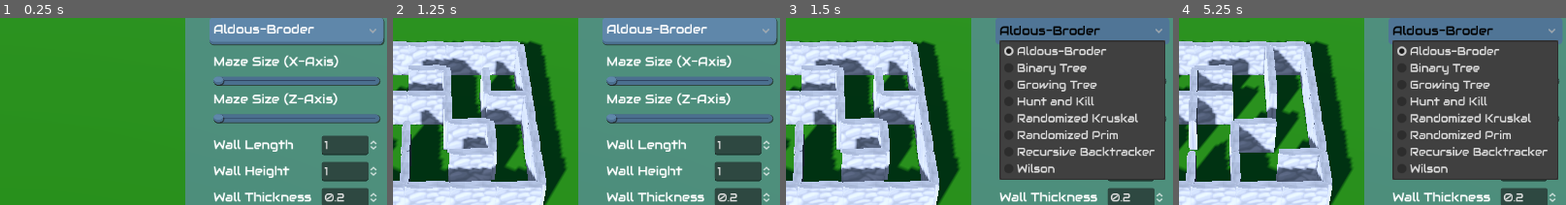
Above: before the commit, frames 1-4 (left to right).
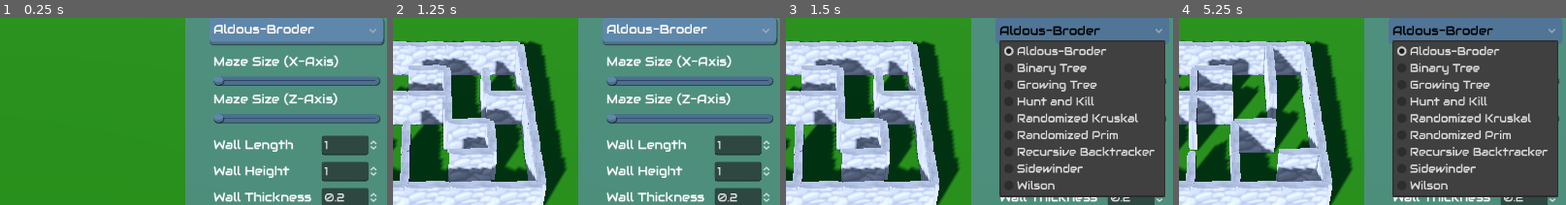
Above: after the commit, the same moments.

Repository: GuiBDBello/godot-maze-generator
Game: Godot game, scene res://scenes/playable/game.tscn
Same seed, same stepped clock (60 frames per second), same inputs: the game is played once before the commit and once after it.
Inputs (mouse positions are % of the whole screen's width and height, from its top left):
- Up to frame 1 (0.25 s): no input
- Up to frame 2 (1.25 s): click "Generate Maze" at 0.5 s
- Up to frame 3 (1.5 s): click "Aldous-Broder" at 1.25 s
- Up to frame 4 (5.25 s): click (93, 67) at 2 s; click "Aldous-Broder" at 2.75 s; click (93, 67) at 3.5 s; click "Generate Maze" at 4.25 s; click "Aldous-Broder" at 5 s
The pictures show only the part of the screen within x 46-95%, y 10-60%; the shares and areas given below are measured in that part.

Frames 1-2 are identical in both runs. In frame 3, 4.0% of the frame differs, in the area x 55-98%, y 77-96%; in frame 4, 4.0%.

Commit message:
Add Sidewinder maze generation algorithm

Diff:
--- /dev/null
+++ b/scenes/maze/maze_generator/sidewinder/sidewinder.gd
@@ -0,0 +1,39 @@
+extends MazeGenerator
+
+var current_run: Array[MazeCell] = []
+
+
+func _ready() -> void:
+	rng.randomize()
+
+
+func generate_maze(maze: Maze, is_generated_slowly: bool) -> void:
+	super.center_maze_on_screen(maze)
+
+	var maze_grid: Array[Array] = super.generate_grid(maze)
+
+	for y: int in range(maze.height):
+		current_run.clear()
+
+		for x: int in range(maze.width):
+			var cell: MazeCell = maze_grid[x][y]
+			current_run.append(cell)
+
+			var at_eastern_boundary: bool = (x == maze.width - 1)
+			var at_northern_boundary: bool = (y == 0)
+
+			var carve_east: bool = rng.randf() < 0.5
+
+			if not at_eastern_boundary and (carve_east or at_northern_boundary):
+				var east_cell: MazeCell = maze_grid[x + 1][y]
+				super.remove_walls_between(cell, east_cell)
+			else:
+				if not at_northern_boundary:
+					var random_cell: MazeCell = current_run[rng.randi_range(0, current_run.size() - 1)]
+					var north_cell: MazeCell = maze_grid[random_cell.grid_position_x][y - 1]
+					super.remove_walls_between(random_cell, north_cell)
+
+				current_run.clear()
+
+			if is_generated_slowly:
+				await get_tree().create_timer(0.05).timeout
--- /dev/null
+++ b/scenes/maze/maze_generator/sidewinder/sidewinder.tscn
@@ -0,0 +1,6 @@
+[gd_scene load_steps=2 format=3 uid="uid://cqimg2cgxleoh"]
+
+[ext_resource type="Script" path="res://scenes/maze/maze_generator/sidewinder/sidewinder.gd" id="1_fo5rl"]
+
+[node name="Sidewinder" type="Node3D"]
+script = ExtResource("1_fo5rl")
--- a/scenes/playable/game.tscn
+++ b/scenes/playable/game.tscn
@@ -15,6 +15,7 @@
 [ext_resource type="Script" path="res://scenes/camera.gd" id="6_n6fda"]
 [ext_resource type="Theme" uid="uid://h6sur28uuqjw" path="res://resources/ui_theme.tres" id="6_u4vtj"]
 [ext_resource type="PackedScene" uid="uid://dq28qhswq7f1a" path="res://scenes/maze/maze_generator/randomized_prim/randomized_prim.tscn" id="6_wse3y"]
+[ext_resource type="PackedScene" uid="uid://cqimg2cgxleoh" path="res://scenes/maze/maze_generator/sidewinder/sidewinder.tscn" id="9_axmjk"]
 
 [sub_resource type="ShaderMaterial" id="ShaderMaterial_6dqnt"]
 shader = ExtResource("2_twyl1")
@@ -42,7 +43,7 @@
 
 [node name="Game" type="Node"]
 script = ExtResource("1_fpj1e")
-maze_generation_algorithms = Array[PackedScene]([ExtResource("3_6krv0"), ExtResource("3_8cen6"), ExtResource("3_dpr5q"), ExtResource("3_ttew8"), ExtResource("2_qtd5j"), ExtResource("6_wse3y"), ExtResource("2_t4y1x"), ExtResource("3_shqtx")])
+maze_generation_algorithms = Array[PackedScene]([ExtResource("3_6krv0"), ExtResource("3_8cen6"), ExtResource("3_dpr5q"), ExtResource("3_ttew8"), ExtResource("2_qtd5j"), ExtResource("6_wse3y"), ExtResource("2_t4y1x"), ExtResource("9_axmjk"), ExtResource("3_shqtx")])
 
 [node name="Scenario" type="Node" parent="."]
 
Not shown: 1 places in scenes/playable/game.tscn that only renumber resources
